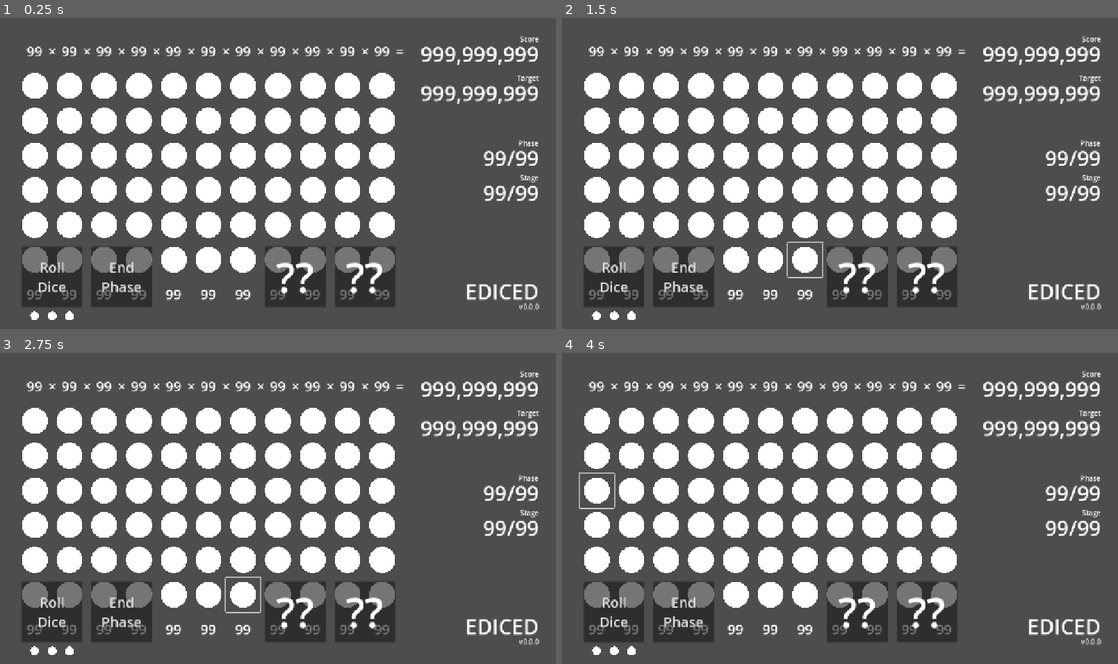
Above: before the commit, frames 1-4 (two rows, left to right).
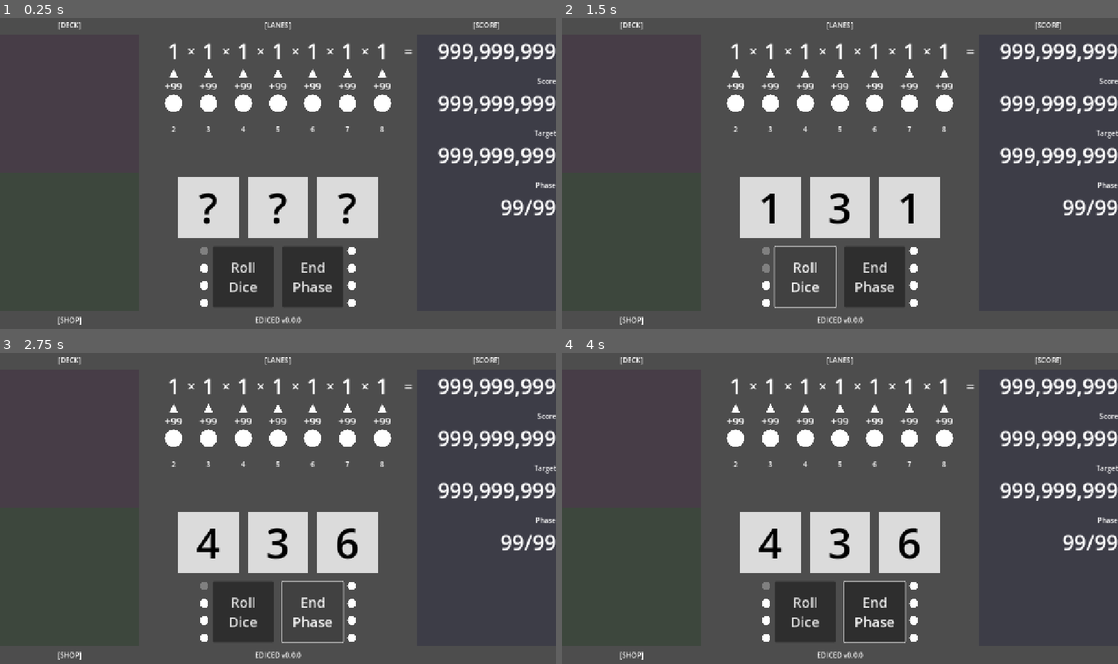
Above: after the commit, the same moments.

Repository: kamikoloss/ediced
Game: Godot game, scene res://scenes/game2/game.tscn
The game is run twice, just before and just after one commit, with the same random seed, the same clock (stepped at 60 frames per second) and the same inputs. Before the commit the project starts from res://scenes/game/game.tscn.
Inputs (mouse positions are in pixels of both pictures, inside the frame that each line leads up to):
- Up to frame 1 (0.25 s): no input
- Up to frame 2 (1.5 s): click (595, 86) at 0.52 s; click (806, 276) at 1.25 s, where only the run after the commit has a clickable "Roll Dice"
- Up to frame 3 (2.75 s): click (311, 611) at 2 s, where only the run after the commit has a clickable "End Phase"
- Up to frame 4 (4 s): click (595, 455) at 2.77 s; click (595, 489) at 3.52 s

The runs differ from the first frame. In frame 1, 36% of the frame differs, in the area x 4-100%, y 1-99%; in frame 2, 35%; in frame 3, 35%; in frame 4, 36%, in the area x 3-100%, y 1-99%.
Error before the commit: Parse Error: Could not find type "Lane" in the current scope. (res://scenes/game/game.gd:47)

Commit message:
game, lane 組みなおし

Diff:
--- a/project.godot
+++ b/project.godot
@@ -11,7 +11,7 @@
 [application]
 
 config/name="ediced"
-run/main_scene="uid://cbvitk0tws21e"
+run/main_scene="uid://q1k8djiv4m1s"
 config/features=PackedStringArray("4.5", "GL Compatibility")
 config/icon="res://icon.svg"
 
--- /dev/null
+++ b/scenes/game2/game.gd
@@ -0,0 +1,87 @@
+extends Control
+
+var score := 0:
+    set(v):
+        score = v
+        label_score.text = str(v)
+var target := 0:
+    set(v):
+        target = v
+        label_target.text = str(v)
+
+var phase := 0
+var stage := 0
+var reroll_count := 0:
+    set(v):
+        reroll_count = v
+        _refresh_reroll_lamps()
+
+var dice_numbers := [0, 0, 0]:
+    set(v):
+        dice_numbers = v
+        label_dice_a.text = str(v[0])
+        label_dice_b.text = str(v[1])
+        label_dice_c.text = str(v[2])
+
+@onready var lanes: Control = %Lanes
+@onready var reroll_lamps: Control = %RerollLamps
+
+@onready var button_roll: Button = %ButtonRoll
+@onready var button_end: Button = %ButtonEnd
+
+@onready var label_score: Label = %LabelScore
+@onready var label_target: Label = %LabelTarget
+@onready var label_phase: Label = %LabelPhase
+@onready var label_stage: Label = %LabelStage
+@onready var label_dice_a: Label = %LabelDiceA
+@onready var label_dice_b: Label = %LabelDiceB
+@onready var label_dice_c: Label = %LabelDiceC
+
+
+func _ready() -> void:
+    button_roll.pressed.connect(_on_button_roll_pressed)
+    button_end.pressed.connect(_on_button_end_pressed)
+
+    for i: int in lanes.get_child_count():
+        var lane: Lane = lanes.get_child(i)
+        lane.number = i + 2 # 0-9 -> 2-11
+        lane.score = 1
+
+    reroll_count = 3
+
+
+func _on_button_roll_pressed() -> void:
+    reroll_count -= 1
+    if reroll_count == 0:
+        button_roll.disabled = true
+        button_end.disabled = true
+
+    var tween := create_tween()
+    tween.set_loops(10)
+    tween.tween_callback(func() -> void:
+        dice_numbers = [
+            randi_range(1, 6),
+            randi_range(1, 6),
+            randi_range(1, 6),
+        ]
+    )
+    tween.tween_interval(0.05)
+    await tween.finished
+
+    #var target_lane_index := dice_a + dice_b - 2 # 2-11 -> 0-9
+    #var lane: Lane = lanes.get_child(target_lane_index)
+
+
+func _on_button_end_pressed() -> void:
+    phase += 1
+    reroll_count = 3
+    button_roll.disabled = false
+
+
+func _refresh_reroll_lamps() -> void:
+    for i: int in reroll_lamps.get_child_count():
+        var lamp: Control = reroll_lamps.get_child(i)
+        if i < reroll_count:
+            lamp.modulate = Color.WHITE
+        else:
+            lamp.modulate = Color.WEB_GRAY
--- /dev/null
+++ b/scenes/game2/game.tscn
@@ -0,0 +1,474 @@
+[gd_scene load_steps=4 format=3 uid="uid://q1k8djiv4m1s"]
+
+[ext_resource type="Script" uid="uid://ddsi0h3khbayp" path="res://scenes/game2/game.gd" id="1_pdue0"]
+[ext_resource type="PackedScene" uid="uid://c0s3e5i31j662" path="res://scenes/game2/lane.tscn" id="2_pdue0"]
+[ext_resource type="Texture2D" uid="uid://whsegdldubtd" path="res://textures/common/base_circle.svg" id="3_avsci"]
+
+[node name="Game" type="Control"]
+layout_mode = 3
+anchors_preset = 0
+script = ExtResource("1_pdue0")
+
+[node name="Lanes" type="MarginContainer" parent="."]
+custom_minimum_size = Vector2(640, 320)
+layout_mode = 0
+offset_left = 320.0
+offset_top = 40.0
+offset_right = 960.0
+offset_bottom = 360.0
+
+[node name="ColorRect" type="ColorRect" parent="Lanes"]
+visible = false
+layout_mode = 2
+
+[node name="Lanes" type="HBoxContainer" parent="Lanes"]
+unique_name_in_owner = true
+layout_mode = 2
+theme_override_constants/separation = 0
+alignment = 1
+
+[node name="Lane" parent="Lanes/Lanes" instance=ExtResource("2_pdue0")]
+layout_mode = 2
+
+[node name="Lane2" parent="Lanes/Lanes" instance=ExtResource("2_pdue0")]
+layout_mode = 2
+
+[node name="Lane3" parent="Lanes/Lanes" instance=ExtResource("2_pdue0")]
+layout_mode = 2
+
+[node name="Lane4" parent="Lanes/Lanes" instance=ExtResource("2_pdue0")]
+layout_mode = 2
+
+[node name="Lane5" parent="Lanes/Lanes" instance=ExtResource("2_pdue0")]
+layout_mode = 2
+
+[node name="Lane6" parent="Lanes/Lanes" instance=ExtResource("2_pdue0")]
+layout_mode = 2
+
+[node name="Lane7" parent="Lanes/Lanes" instance=ExtResource("2_pdue0")]
+layout_mode = 2
+
+[node name="Labels" type="HBoxContainer" parent="Lanes"]
+layout_mode = 2
+size_flags_vertical = 0
+theme_override_constants/separation = 0
+alignment = 1
+
+[node name="MarginContainer" type="MarginContainer" parent="Lanes/Labels"]
+custom_minimum_size = Vector2(80, 0)
+layout_mode = 2
+
+[node name="Label" type="Label" parent="Lanes/Labels"]
+custom_minimum_size = Vector2(80, 80)
+layout_mode = 2
+theme_override_font_sizes/font_size = 32
+text = "×"
+horizontal_alignment = 1
+vertical_alignment = 1
+
+[node name="Label2" type="Label" parent="Lanes/Labels"]
+custom_minimum_size = Vector2(80, 80)
+layout_mode = 2
+theme_override_font_sizes/font_size = 32
+text = "×"
+horizontal_alignment = 1
+vertical_alignment = 1
+
+[node name="Label3" type="Label" parent="Lanes/Labels"]
+custom_minimum_size = Vector2(80, 80)
+layout_mode = 2
+theme_override_font_sizes/font_size = 32
+text = "×"
+horizontal_alignment = 1
+vertical_alignment = 1
+
+[node name="Label4" type="Label" parent="Lanes/Labels"]
+custom_minimum_size = Vector2(80, 80)
+layout_mode = 2
+theme_override_font_sizes/font_size = 32
+text = "×"
+horizontal_alignment = 1
+vertical_alignment = 1
+
+[node name="Label5" type="Label" parent="Lanes/Labels"]
+custom_minimum_size = Vector2(80, 80)
+layout_mode = 2
+theme_override_font_sizes/font_size = 32
+text = "×"
+horizontal_alignment = 1
+vertical_alignment = 1
+
+[node name="Label6" type="Label" parent="Lanes/Labels"]
+custom_minimum_size = Vector2(80, 80)
+layout_mode = 2
+theme_override_font_sizes/font_size = 32
+text = "×"
+horizontal_alignment = 1
+vertical_alignment = 1
+
+[node name="MarginContainer2" type="MarginContainer" parent="Lanes/Labels"]
+custom_minimum_size = Vector2(40, 0)
+layout_mode = 2
+
+[node name="Label=" type="Label" parent="Lanes/Labels"]
+custom_minimum_size = Vector2(40, 80)
+layout_mode = 2
+theme_override_font_sizes/font_size = 32
+text = "="
+horizontal_alignment = 1
+vertical_alignment = 1
+
+[node name="Main" type="Control" parent="."]
+custom_minimum_size = Vector2(640, 320)
+anchors_preset = 0
+offset_left = 320.0
+offset_top = 360.0
+offset_right = 960.0
+offset_bottom = 680.0
+
+[node name="ColorRect" type="ColorRect" parent="Main"]
+visible = false
+layout_mode = 1
+anchors_preset = 15
+anchor_right = 1.0
+anchor_bottom = 1.0
+grow_horizontal = 2
+grow_vertical = 2
+color = Color(0, 0, 0, 0.2)
+
+[node name="ColorRectDiceA" type="ColorRect" parent="Main"]
+layout_mode = 0
+offset_left = 90.0
+offset_top = 10.0
+offset_right = 230.0
+offset_bottom = 150.0
+color = Color(1, 1, 1, 0.8)
+
+[node name="LabelDiceA" type="Label" parent="Main/ColorRectDiceA"]
+unique_name_in_owner = true
+layout_mode = 1
+anchors_preset = 15
+anchor_right = 1.0
+anchor_bottom = 1.0
+grow_horizontal = 2
+grow_vertical = 2
+theme_override_colors/font_color = Color(0, 0, 0, 1)
+theme_override_font_sizes/font_size = 96
+text = "?"
+horizontal_alignment = 1
+vertical_alignment = 1
+
+[node name="ColorRectDiceB" type="ColorRect" parent="Main"]
+layout_mode = 0
+offset_left = 250.0
+offset_top = 10.0
+offset_right = 390.0
+offset_bottom = 150.0
+color = Color(1, 1, 1, 0.8)
+
+[node name="LabelDiceB" type="Label" parent="Main/ColorRectDiceB"]
+unique_name_in_owner = true
+layout_mode = 1
+anchors_preset = 15
+anchor_right = 1.0
+anchor_bottom = 1.0
+grow_horizontal = 2
+grow_vertical = 2
+theme_override_colors/font_color = Color(0, 0, 0, 1)
+theme_override_font_sizes/font_size = 96
+text = "?"
+horizontal_alignment = 1
+vertical_alignment = 1
+
+[node name="ColorRectDiceC" type="ColorRect" parent="Main"]
+layout_mode = 0
+offset_left = 410.0
+offset_top = 10.0
+offset_right = 550.0
+offset_bottom = 150.0
+color = Color(1, 1, 1, 0.8)
+
+[node name="LabelDiceC" type="Label" parent="Main/ColorRectDiceC"]
+unique_name_in_owner = true
+layout_mode = 1
+anchors_preset = 15
+anchor_right = 1.0
+anchor_bottom = 1.0
+grow_horizontal = 2
+grow_vertical = 2
+theme_override_colors/font_color = Color(0, 0, 0, 1)
+theme_override_font_sizes/font_size = 96
+text = "?"
+horizontal_alignment = 1
+vertical_alignment = 1
+
+[node name="ButtonRoll" type="Button" parent="Main"]
+unique_name_in_owner = true
+layout_mode = 0
+offset_left = 170.0
+offset_top = 170.0
+offset_right = 310.0
+offset_bottom = 310.0
+theme_override_font_sizes/font_size = 32
+text = "Roll
+Dice"
+
+[node name="ButtonEnd" type="Button" parent="Main"]
+unique_name_in_owner = true
+layout_mode = 0
+offset_left = 330.0
+offset_top = 170.0
+offset_right = 470.0
+offset_bottom = 310.0
+theme_override_font_sizes/font_size = 32
+text = "End
+Phase"
+
+[node name="RerollLamps" type="VBoxContainer" parent="Main"]
+unique_name_in_owner = true
+custom_minimum_size = Vector2(20, 160)
+layout_mode = 0
+offset_left = 160.0
+offset_top = 320.0
+offset_right = 180.0
+offset_bottom = 480.0
+rotation = 3.1415927
+theme_override_constants/separation = 20
+alignment = 1
+
+[node name="TextureRect" type="TextureRect" parent="Main/RerollLamps"]
+custom_minimum_size = Vector2(20, 20)
+layout_mode = 2
+texture = ExtResource("3_avsci")
+expand_mode = 1
+
+[node name="TextureRect2" type="TextureRect" parent="Main/RerollLamps"]
+custom_minimum_size = Vector2(20, 20)
+layout_mode = 2
+texture = ExtResource("3_avsci")
+expand_mode = 1
+
+[node name="TextureRect3" type="TextureRect" parent="Main/RerollLamps"]
+custom_minimum_size = Vector2(20, 20)
+layout_mode = 2
+texture = ExtResource("3_avsci")
+expand_mode = 1
+
+[node name="TextureRect4" type="TextureRect" parent="Main/RerollLamps"]
+custom_minimum_size = Vector2(20, 20)
+layout_mode = 2
+texture = ExtResource("3_avsci")
+expand_mode = 1
+
+[node name="PickLamps" type="VBoxContainer" parent="Main"]
+unique_name_in_owner = true
+custom_minimum_size = Vector2(20, 160)
+layout_mode = 0
+offset_left = 500.0
+offset_top = 320.0
+offset_right = 520.0
+offset_bottom = 480.0
+rotation = 3.1415927
+theme_override_constants/separation = 20
+alignment = 1
+
+[node name="TextureRect" type="TextureRect" parent="Main/PickLamps"]
+custom_minimum_size = Vector2(20, 20)
+layout_mode = 2
+texture = ExtResource("3_avsci")
+expand_mode = 1
+
+[node name="TextureRect2" type="TextureRect" parent="Main/PickLamps"]
+custom_minimum_size = Vector2(20, 20)
+layout_mode = 2
+texture = ExtResource("3_avsci")
+expand_mode = 1
+
+[node name="TextureRect3" type="TextureRect" parent="Main/PickLamps"]
+custom_minimum_size = Vector2(20, 20)
+layout_mode = 2
+texture = ExtResource("3_avsci")
+expand_mode = 1
+
+[node name="TextureRect4" type="TextureRect" parent="Main/PickLamps"]
+custom_minimum_size = Vector2(20, 20)
+layout_mode = 2
+texture = ExtResource("3_avsci")
+expand_mode = 1
+
+[node name="Deck" type="MarginContainer" parent="."]
+custom_minimum_size = Vector2(320, 320)
+layout_mode = 0
+offset_top = 40.0
+offset_right = 320.0
+offset_bottom = 360.0
+
+[node name="ColorRect" type="ColorRect" parent="Deck"]
+layout_mode = 2
+color = Color(0.2, 0, 0.2, 0.2)
+
+[node name="ScrollContainer" type="ScrollContainer" parent="Deck"]
+layout_mode = 2
+
+[node name="VBoxContainer" type="VBoxContainer" parent="Deck/ScrollContainer"]
+layout_mode = 2
+
+[node name="Shop" type="MarginContainer" parent="."]
+custom_minimum_size = Vector2(320, 320)
+layout_mode = 0
+offset_top = 360.0
+offset_right = 320.0
+offset_bottom = 680.0
+
+[node name="ColorRect" type="ColorRect" parent="Shop"]
+layout_mode = 2
+color = Color(0, 0.2, 0, 0.2)
+
+[node name="ScrollContainer" type="ScrollContainer" parent="Shop"]
+layout_mode = 2
+
+[node name="VBoxContainer" type="VBoxContainer" parent="Shop/ScrollContainer"]
+layout_mode = 2
+
+[node name="Score" type="MarginContainer" parent="."]
+layout_mode = 0
+offset_left = 960.0
+offset_top = 40.0
+offset_right = 1280.0
+offset_bottom = 680.0
+
+[node name="ColorRect" type="ColorRect" parent="Score"]
+layout_mode = 2
+color = Color(0, 0, 0.2, 0.2)
+
+[node name="VBoxContainer" type="VBoxContainer" parent="Score"]
+layout_mode = 2
+theme_override_constants/separation = 0
+
+[node name="LabelTemp" type="Label" parent="Score/VBoxContainer"]
+unique_name_in_owner = true
+custom_minimum_size = Vector2(320, 80)
+layout_mode = 2
+theme_override_font_sizes/font_size = 48
+text = "999,999,999"
+horizontal_alignment = 2
+vertical_alignment = 1
+
+[node name="LabelScore2" type="Label" parent="Score/VBoxContainer"]
+custom_minimum_size = Vector2(320, 40)
+layout_mode = 2
+text = "Score"
+horizontal_alignment = 2
+vertical_alignment = 2
+
+[node name="LabelScore" type="Label" parent="Score/VBoxContainer"]
+unique_name_in_owner = true
+custom_minimum_size = Vector2(320, 80)
+layout_mode = 2
+theme_override_font_sizes/font_size = 48
+text = "999,999,999"
+horizontal_alignment = 2
+vertical_alignment = 1
+
+[node name="LabelTarget2" type="Label" parent="Score/VBoxContainer"]
+custom_minimum_size = Vector2(320, 40)
+layout_mode = 2
+text = "Target"
+horizontal_alignment = 2
+vertical_alignment = 2
+
+[node name="LabelTarget" type="Label" parent="Score/VBoxContainer"]
+unique_name_in_owner = true
+custom_minimum_size = Vector2(320, 80)
+layout_mode = 2
+theme_override_font_sizes/font_size = 48
+text = "999,999,999"
+horizontal_alignment = 2
+vertical_alignment = 1
+
+[node name="LabelPhase2" type="Label" parent="Score/VBoxContainer"]
+custom_minimum_size = Vector2(320, 40)
+layout_mode = 2
+text = "Phase"
+horizontal_alignment = 2
+vertical_alignment = 2
+
+[node name="LabelPhase" type="Label" parent="Score/VBoxContainer"]
+unique_name_in_owner = true
+custom_minimum_size = Vector2(320, 80)
+layout_mode = 2
+theme_override_font_sizes/font_size = 48
+text = "99/99"
+horizontal_alignment = 2
+vertical_alignment = 1
+
+[node name="LabelStage2" type="Label" parent="Score/VBoxContainer"]
+visible = false
+custom_minimum_size = Vector2(320, 40)
+layout_mode = 2
+text = "Stage"
+horizontal_alignment = 2
+vertical_alignment = 2
+
+[node name="LabelStage" type="Label" parent="Score/VBoxContainer"]
+unique_name_in_owner = true
+visible = false
+custom_minimum_size = Vector2(320, 80)
+layout_mode = 2
+theme_override_font_sizes/font_size = 48
+text = "99/99"
+horizontal_alignment = 2
+vertical_alignment = 1
+
+[node name="Labels" type="Control" parent="."]
+anchors_preset = 0
+
+[node name="LabelTitle" type="Label" parent="Labels"]
+custom_minimum_size = Vector2(320, 40)
+layout_mode = 0
+offset_left = 480.0
+offset_top = 680.0
+offset_right = 800.0
+offset_bottom = 720.0
+text = "EDICED v0.0.0"
+horizontal_alignment = 1
+vertical_alignment = 1
+
+[node name="LabelDeck" type="Label" parent="Labels"]
+custom_minimum_size = Vector2(320, 40)
+layout_mode = 0
+offset_right = 320.0
+offset_bottom = 40.0
+text = "[DECK]"
+horizontal_alignment = 1
+vertical_alignment = 1
+
+[node name="LabelShop" type="Label" parent="Labels"]
+custom_minimum_size = Vector2(320, 40)
+layout_mode = 0
+offset_top = 680.0
+offset_right = 320.0
+offset_bottom = 720.0
+text = "[SHOP]"
+horizontal_alignment = 1
+vertical_alignment = 1
+
+[node name="LabelLanes" type="Label" parent="Labels"]
+custom_minimum_size = Vector2(320, 40)
+layout_mode = 0
+offset_left = 480.0
+offset_right = 800.0
+offset_bottom = 40.0
+text = "[LANES]"
+horizontal_alignment = 1
+vertical_alignment = 1
+
+[node name="LabelScore" type="Label" parent="Labels"]
+custom_minimum_size = Vector2(320, 40)
+layout_mode = 0
+offset_left = 960.0
+offset_right = 1280.0
+offset_bottom = 40.0
+text = "[SCORE]"
+horizontal_alignment = 1
+vertical_alignment = 1
--- /dev/null
+++ b/scenes/game2/lane.gd
@@ -0,0 +1,19 @@
+class_name Lane
+extends Control
+
+var number := 0:
+    set(v):
+        number = v
+        label_number.text = str(v)
+var button_count := 0:
+    # 2: 1, 3: 2, ... 6: 5, 7: 6, 8: 5, ... 12: 1
+    get:
+        return 6 - absi(number - 7)
+
+var score := 0:
+    set(v):
+        score = v
+        label_score.text = str(v)
+
+@onready var label_score: Label = %LabelScore
+@onready var label_number: Label = %LabelNumber
--- /dev/null
+++ b/scenes/game2/lane.tscn
@@ -0,0 +1,75 @@
+[gd_scene load_steps=4 format=3 uid="uid://c0s3e5i31j662"]
+
+[ext_resource type="Script" uid="uid://vicsbvwufmey" path="res://scenes/game2/lane.gd" id="1_rf47j"]
+[ext_resource type="Texture2D" uid="uid://whsegdldubtd" path="res://textures/common/base_circle.svg" id="2_6smqw"]
+[ext_resource type="Texture2D" uid="uid://dgiipax7g0p5r" path="res://textures/common/base_triangle.svg" id="2_263ta"]
+
+[node name="Lane" type="VBoxContainer"]
+custom_minimum_size = Vector2(80, 0)
+offset_right = 80.0
+offset_bottom = 360.0
+theme_override_constants/separation = 0
+script = ExtResource("1_rf47j")
+
+[node name="LabelScore" type="Label" parent="."]
+unique_name_in_owner = true
+custom_minimum_size = Vector2(0, 80)
+layout_mode = 2
+theme_override_font_sizes/font_size = 48
+text = "99"
+horizontal_alignment = 1
+vertical_alignment = 1
+
+[node name="LampAdd" type="MarginContainer" parent="."]
+unique_name_in_owner = true
+custom_minimum_size = Vector2(0, 20)
+layout_mode = 2
+
+[node name="MarginContainer" type="MarginContainer" parent="LampAdd"]
+layout_mode = 2
+theme_override_constants/margin_left = 30
+theme_override_constants/margin_right = 30
+
+[node name="TextureRect" type="TextureRect" parent="LampAdd/MarginContainer"]
+layout_mode = 2
+texture = ExtResource("2_263ta")
+expand_mode = 1
+
+[node name="LabelAdd" type="Label" parent="."]
+unique_name_in_owner = true
+custom_minimum_size = Vector2(0, 40)
+layout_mode = 2
+theme_override_font_sizes/font_size = 24
+text = "+99"
+horizontal_alignment = 1
+vertical_alignment = 1
+
+[node name="LampPick" type="MarginContainer" parent="."]
+unique_name_in_owner = true
+custom_minimum_size = Vector2(0, 40)
+layout_mode = 2
+
+[node name="MarginContainer" type="MarginContainer" parent="LampPick"]
+layout_mode = 2
+theme_override_constants/margin_left = 20
+theme_override_constants/margin_right = 20
+
+[node name="TextureRect" type="TextureRect" parent="LampPick/MarginContainer"]
+layout_mode = 2
+texture = ExtResource("2_6smqw")
+expand_mode = 1
+
+[node name="_" type="MarginContainer" parent="."]
+custom_minimum_size = Vector2(0, 20)
+layout_mode = 2
+
+[node name="LabelNumber" type="Label" parent="."]
+unique_name_in_owner = true
+custom_minimum_size = Vector2(0, 40)
+layout_mode = 2
+theme_override_font_sizes/font_size = 16
+text = "99
+99
+99"
+horizontal_alignment = 1
+vertical_alignment = 1
Not shown, added: scenes/game2/game.gd.uid
Not shown, added: scenes/game2/lane.gd.uid
